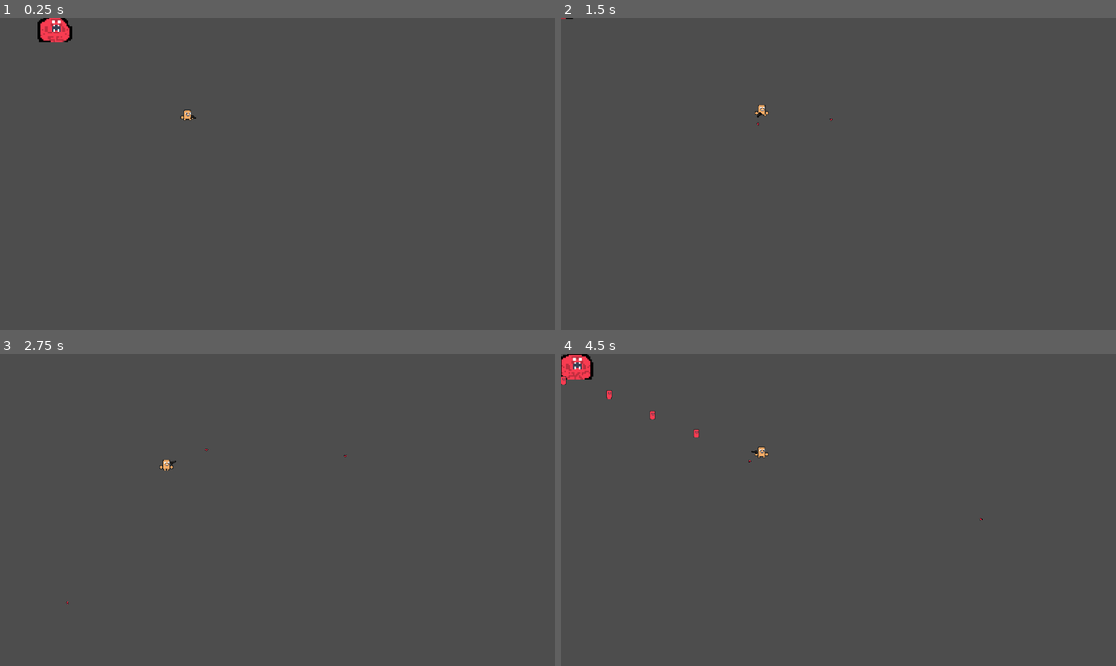
Above: before the commit, frames 1-4 (two rows, left to right).
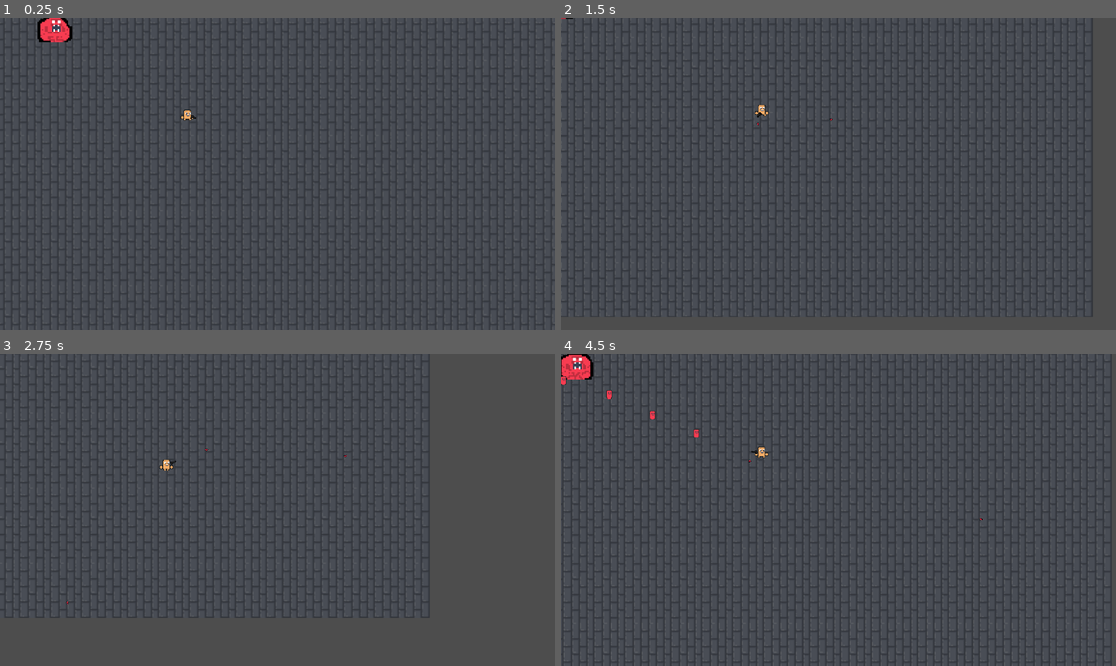
Above: after the commit, the same moments.

Repository: Aartwoo0/fgj24_laughgame
Game: Godot game, scene res://Scenes/main.tscn
The game is run twice, just before and just after one commit, with the same random seed, the same clock (stepped at 60 frames per second) and the same inputs.
Inputs (mouse positions are in pixels of both pictures, inside the frame that each line leads up to):
- Up to frame 1 (0.25 s): no input
- Up to frame 2 (1.5 s): tap Enter at 0.5 s; move the mouse to (960, 158) at 0.52 s; press the mouse at (960, 158) at 0.53 s; hold D (move_right) 0.53-1.28 s; move the mouse to (727, 189) at 1.27 s; release the mouse at (727, 189) at 1.28 s; hold S (move_down) from 1.28 s (still down); click (727, 189) at 1.35 s
- Up to frame 3 (2.75 s): move the mouse to (333, 441) at 2.02 s; release S (move_down) at 2.03 s; press the mouse at (333, 441) at 2.03 s; hold D (move_right) from 2.03 s (still down)
- Up to frame 4 (4.5 s): move the mouse to (810, 572) at 2.77 s; release D (move_right) at 2.78 s; release the mouse at (810, 572) at 2.78 s; hold W (move_up) 2.78-3.53 s; click (810, 572) at 2.85 s; move the mouse to (1005, 556) at 3.52 s; press the mouse at (1005, 556) at 3.53 s; hold A (move_left) from 3.53 s (still down); move the mouse to (672, 463) at 4.27 s; release the mouse at (672, 463) at 4.28 s; click (672, 463) at 4.35 s

The runs differ from the first frame. In frame 1, 1.9% of the frame differs, in the area x 0-100%, y 1-99%; in frame 2, 6.8%, in the area x 0-96%, y 0-96%; in frame 3, 2.2%; in frame 4, 6.2%.

Commit message:
idk

Diff:
--- a/Scenes/main.tscn
+++ b/Scenes/main.tscn
@@ -6,9 +6,37 @@
 [ext_resource type="Script" path="res://Src/bandollier.gd" id="3_us10r"]
 [ext_resource type="PackedScene" uid="uid://dgpdqxn3gdb0u" path="res://Scenes/Components/bullet.tscn" id="4_sv5iy"]
 [ext_resource type="PackedScene" uid="uid://qdvysnba7ihu" path="res://Scenes/Components/Boss1.tscn" id="6_2ki48"]
+[ext_resource type="Texture2D" uid="uid://ck53pjkuot6mh" path="res://Assets/Tileset/Assets - Basic Cubes/Materials/GROUND.png" id="7_2oak0"]
 
 [node name="Main" type="Node2D"]
 script = ExtResource("1_pp0ss")
+
+[node name="TextureRect" type="TextureRect" parent="."]
+anchors_preset = 15
+anchor_right = 1.0
+anchor_bottom = 1.0
+offset_left = 132.0
+offset_top = 1708.0
+offset_right = 601.0
+offset_bottom = 2413.0
+grow_horizontal = 2
+grow_vertical = 2
+rotation = -1.5708
+texture = ExtResource("7_2oak0")
+stretch_mode = 1
+
+[node name="TextureRect2" type="TextureRect" parent="TextureRect"]
+layout_mode = 1
+anchors_preset = 15
+anchor_right = 1.0
+anchor_bottom = 1.0
+offset_left = 980.0
+offset_top = -256.0
+offset_right = 1449.0
+offset_bottom = 449.0
+grow_horizontal = 2
+grow_vertical = 2
+texture = ExtResource("7_2oak0")
 
 [node name="Player" parent="." node_paths=PackedStringArray("bandolier") instance=ExtResource("2_pyvxm")]
 position = Vector2(449, 270)
Binary file added: Assets/Tileset/Assets - Basic Cubes/Materials/GROUND.png
Not shown, added: Assets/Tileset/Assets - Basic Cubes/Materials/GROUND.png.import
Binary file added: Assets/Tileset/ground.png
Not shown, added: Assets/Tileset/ground.png.import
Not shown: 1 places in Scenes/main.tscn that only renumber resources
